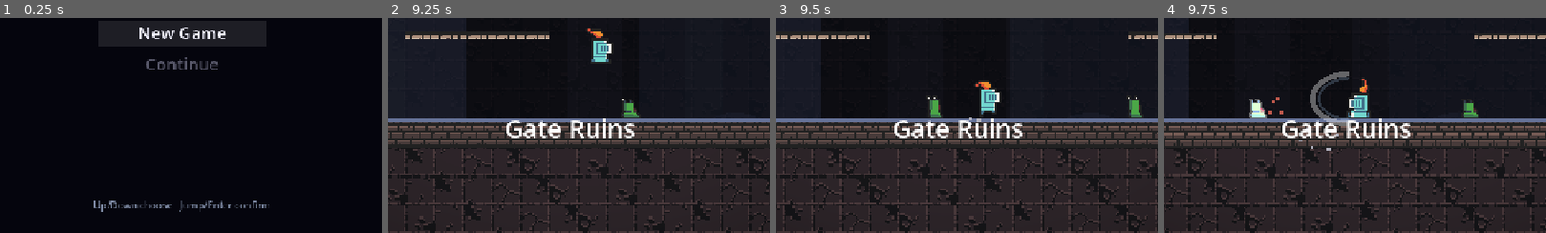
Above: before the commit, frames 1-4 (left to right).
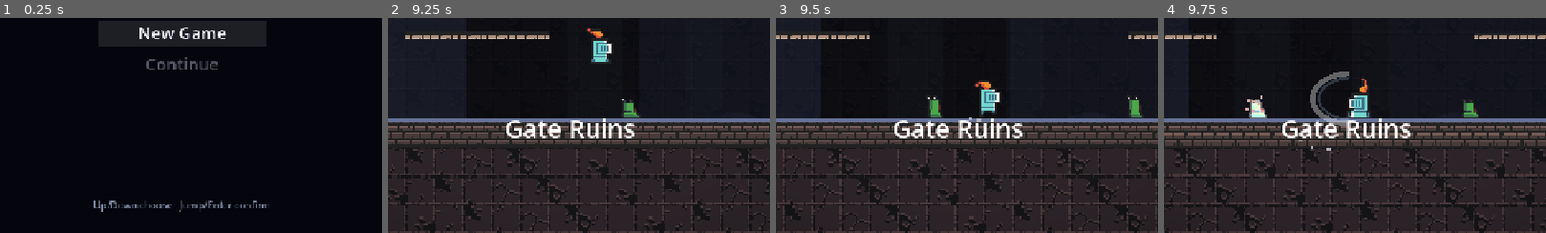
Above: after the commit, the same moments.

Repository: halo07-pixel/dungeon-raider-godot
Game: Godot game, scene res://hk/main.tscn
Same seed, same stepped clock (60 frames per second), same inputs: the game is played once before the commit and once after it.
Inputs (mouse positions are % of the whole screen's width and height, from its top left):
- Up to frame 1 (0.25 s): no input
- Up to frame 2 (9.25 s): tap Enter (ui_accept) at 0.5, 2, 2.75, 3.5, 4.25, 5 s; move the mouse to (72, 45) at 0.52 s; hold D (hk_right) 0.53-2.03 s; tap X (hk_attack) at 0.6 s; click (72, 45) at 0.67 s; tap Z (hk_jump) at 0.77, 1.52, 3.02, 3.77, 4.52, 6.02, 6.77, 7.52, 9.02 s; move the mouse to (30, 55) at 1.27 s; tap Tab (hk_charms) at 1.35 s; move the mouse to (60, 28) at 2.02 s; hold A (hk_left) 2.03-2.78 s; tap C (hk_dash) at 2.1 s; move the mouse to (45, 70) at 2.77 s; hold D (hk_right) 2.78-4.28 s; tap V (hk_focus) at 2.85 s; click (45, 70) at 2.92 s; move the mouse to (80, 65) at 3.52 s; tap P (hk_pin) at 3.6 s; move the mouse to (20, 35) at 4.27 s; hold A (hk_left) 4.28-5.03 s; tap F (hk_spell) at 4.35 s; move the mouse to (55, 50) at 5.02 s; hold D (hk_right) 5.03-5.78 s; tap Space at 5.1 s; click (55, 50) at 5.17 s; move the mouse to (35, 25) at 5.77 s; hold A (hk_left) 5.78-7.28 s; tap J at 5.85 s; move the mouse to (72, 45) at 6.52 s; tap K at 6.6 s; move the mouse to (30, 55) at 7.27 s; hold D (hk_right) from 7.28 s (still down); tap L at 7.35 s; click (30, 55) at 7.42 s; move the mouse to (60, 28) at 8.02 s; tap I at 8.1 s; move the mouse to (45, 70) at 8.77 s; tap E at 8.85 s
- Up to frame 3 (9.5 s): keep holding D (hk_right)
- Up to frame 4 (9.75 s): move the mouse to (80, 65) at 9.52 s; release D (hk_right) at 9.53 s; hold A (hk_left) from 9.53 s (still down); tap X (hk_attack) at 9.6 s; click (80, 65) at 9.67 s
The pictures show only the part of the screen within x 26-76%, y 50-100%; the shares and areas given below are measured in that part.

Frames 1-3 are identical in both runs. In frame 4, 0.1% of the frame differs, in the area x 21-32%, y 36-45%.

Commit message:
Juice: hiệu ứng đòn/chết, báo hiệu đòn quái-boss, tuỳ chọn rung màn hình
Không đổi số liệu quái/boss/bùa.

Co-Authored-By: Claude Sonnet 5.5 <noreply@anthropic.com>
Claude-Session: https://claude.ai/code/session_017JfCCXxoTqJnAKcYj247Qm

Diff:
--- a/hk/boss.gd
+++ b/hk/boss.gd
@@ -400,10 +400,32 @@
 		shake.emit(3.0)
 		_markers.clear()
 	if hp <= 0:
-		FX.burst(get_parent(), global_position, DATA[kind]["color"], 40, 360.0)
+		FX.death(get_parent(), global_position, DATA[kind]["color"], true)
 		shake.emit(5.0)
 		defeated.emit()
 		queue_free()
+
+## Vạch báo trước đòn (chỉ vẽ trong lúc "wind_*"), khớp với cách đòn thật di chuyển/ra đòn.
+func _draw_telegraph(h: Vector2) -> void:
+	var p := _player()
+	var k: float = 1.0 - clampf(_t / 0.5, 0.0, 1.0)   # tiến độ báo trước (0 -> 1)
+	var a: float = 0.12 + 0.25 * k
+	match state:
+		"wind_slash":   # lao tới: quãng đường 470x0.28s + tầm chém 90
+			var reach: float = 470.0 * 0.28 + 90.0
+			draw_rect(Rect2(minf(float(dir) * h.x, float(dir) * (h.x + reach)), -h.y * 0.8, reach, _size.y * 0.8), Color(1, 0.25, 0.2, a))
+		"wind_slam":   # nhảy đập: rơi gần chỗ người chơi (tối đa 240px), vòng co lại ở chỗ rơi
+			if p:
+				var lx: float = clampf(p.global_position.x - global_position.x, -240.0, 240.0)
+				var fy: float = h.y
+				draw_arc(Vector2(lx, fy - 4.0), lerpf(70.0, 24.0, k), 0.0, TAU, 24, Color(1, 0.3, 0.2, 0.35 + 0.4 * k), 3.0)
+				draw_line(Vector2(lx - 36.0, fy - 2.0), Vector2(lx + 36.0, fy - 2.0), Color(1, 0.3, 0.2, 0.5), 4.0)
+		"wind_bolt":   # nhắm người chơi
+			if p:
+				var d: Vector2 = (p.global_position - global_position).normalized()
+				draw_line(d * h.x, d * 320.0, Color(0.7, 0.85, 1.0, a * 2.0), 2.0)
+		"wind_conjure":
+			draw_arc(Vector2(float(-dir) * 70.0, 20.0), lerpf(40.0, 10.0, k), 0.0, TAU, 16, Color(0.9, 0.5, 0.3, 0.6), 2.0)
 
 func _draw() -> void:
 	var tint := Color.WHITE
@@ -418,6 +440,7 @@
 	SPRITES.draw_body(self, String(look["anim"]), Vector2(0, h.y), float(look["scale"]), dir < 0, tint, 6.0)
 	if not (kind in FLYERS) and state == "lunge":
 		draw_rect(Rect2(float(dir) * (h.x + 45.0) - 45.0, -h.y * 0.8, 90, _size.y * 0.8), Color(1, 1, 1, 0.55))
+	_draw_telegraph(h)
 	for m in _markers:
 		var gx: float = float(m["x"]) - global_position.x
 		var a: float = 0.25 + 0.35 * (1.0 - float(m["t"]))
--- a/hk/camera.gd
+++ b/hk/camera.gd
@@ -1,5 +1,6 @@
 extends Camera2D
 ## Camera bám người chơi, mượt, giới hạn theo phòng, rung khi trúng đòn (nhận tín hiệu từ player qua main).
+const STATE = preload("res://hk/state.gd")
 var _shake: float = 0.0
 
 func _ready() -> void:
@@ -7,6 +8,8 @@
 	position_smoothing_speed = 8.0
 
 func shake(strength: float) -> void:
+	if not STATE.shake_on:
+		return
 	_shake = maxf(_shake, strength * 4.0)
 
 func set_bounds(b: Rect2) -> void:
--- a/hk/enemy.gd
+++ b/hk/enemy.gd
@@ -293,7 +293,7 @@
 	if (kind == "charger" or kind == "guard") and state == "windup":
 		state = "idle"
 		_t = 0.6
-	FX.burst(get_parent(), global_position, DATA[kind]["color"], 5, 120.0)
+	FX.spark(get_parent(), global_position, Vector2(away if away != 0.0 else 1.0, -0.2).normalized(), DATA[kind]["color"])
 	if hp <= 0:
 		_die()
 	return true
@@ -303,7 +303,7 @@
 	n = maxi(1, n)
 	STATE.geo += n
 	FX.float_text(get_parent(), global_position, "+%d" % n, Color(1.0, 0.9, 0.4))
-	FX.burst(get_parent(), global_position, DATA[kind]["color"], 12, 220.0)
+	FX.death(get_parent(), global_position, DATA[kind]["color"])
 	sfx.emit("enemy_die")
 	died.emit(global_position)
 	queue_free()
@@ -317,6 +317,10 @@
 	var look: Dictionary = LOOK[kind]
 	var jitter := Vector2(randf_range(-3.0, 3.0), 0.0) if state == "shake" else Vector2.ZERO
 	SPRITES.draw_body(self, String(look["anim"]), Vector2(0, _size.y * 0.5) + jitter, float(look["scale"]), dir < 0, tint)
+	if state == "windup" and (kind == "charger" or kind == "guard"):   # vạch báo trước đường húc: charger 520x0.55s, guard 340x0.25s
+		var reach: float = 286.0 if kind == "charger" else 85.0
+		var a: float = 0.12 + 0.2 * (1.0 - clampf(_t / 0.5, 0.0, 1.0))
+		draw_rect(Rect2(minf(float(dir) * _size.x * 0.5, float(dir) * (_size.x * 0.5 + reach)), -_size.y * 0.5, reach, _size.y), Color(1, 0.25, 0.2, a))
 	if kind == "guard":   # khiên: dựng đứng phía trước, hạ thấp khi recover
 		var up: bool = state != "recover"
 		var sh := Rect2(float(dir) * (_size.x * 0.5 + 2.0) - 3.0, -_size.y * (0.4 if up else 0.05), 6.0, _size.y * (0.8 if up else 0.4))
--- a/hk/fx.gd
+++ b/hk/fx.gd
@@ -1,5 +1,5 @@
 extends RefCounted
-## Hiệu ứng nhỏ dựng bằng code: chữ nổi và tia vụn.
+## Hiệu ứng nhỏ dựng bằng code: chữ nổi, tia vụn, vòng lan, tia chém theo hướng, mảnh vỡ khi chết.
 static func float_text(parent: Node, pos: Vector2, text: String, color: Color = Color.WHITE) -> void:
 	var l := Label.new()
 	l.text = text
@@ -30,3 +30,42 @@
 	parent.add_child(p)
 	p.global_position = pos
 	p.finished.connect(p.queue_free)
+
+## Vòng tròn nở ra rồi mờ dần (khi quái chết, boss đập đất).
+static func ring(parent: Node, pos: Vector2, color: Color, radius: float = 50.0, dur: float = 0.3) -> void:
+	var n := Node2D.new()
+	n.z_index = 40
+	n.draw.connect(func(): n.draw_arc(Vector2.ZERO, radius, 0.0, TAU, 28, color, 3.0))
+	parent.add_child(n)
+	n.global_position = pos
+	n.scale = Vector2(0.15, 0.15)
+	var t := n.create_tween()
+	t.tween_property(n, "scale", Vector2.ONE, dur).set_ease(Tween.EASE_OUT)
+	t.parallel().tween_property(n, "modulate:a", 0.0, dur)
+	t.tween_callback(n.queue_free)
+
+## Tia lửa bắn ngược hướng đòn (`away`: vectơ đơn vị từ kẻ bị đánh ra xa người đánh).
+static func spark(parent: Node, pos: Vector2, away: Vector2, color: Color) -> void:
+	var p := CPUParticles2D.new()
+	p.one_shot = true
+	p.amount = 7
+	p.lifetime = 0.25
+	p.explosiveness = 1.0
+	p.direction = away
+	p.spread = 35.0
+	p.gravity = Vector2(0, 300)
+	p.initial_velocity_min = 180.0
+	p.initial_velocity_max = 340.0
+	p.scale_amount_min = 2.0
+	p.scale_amount_max = 3.5
+	p.color = color.lightened(0.5)
+	p.emitting = true
+	parent.add_child(p)
+	p.global_position = pos
+	p.finished.connect(p.queue_free)
+
+## Cái chết: mảnh vỡ + chớp trắng + vòng lan. `big` cho boss.
+static func death(parent: Node, pos: Vector2, color: Color, big: bool = false) -> void:
+	burst(parent, pos, color, 40 if big else 14, 380.0 if big else 260.0)
+	burst(parent, pos, Color(1, 1, 1), 8 if big else 4, 200.0)
+	ring(parent, pos, color.lightened(0.4), 130.0 if big else 46.0, 0.45 if big else 0.28)
--- a/hk/menu.gd
+++ b/hk/menu.gd
@@ -65,14 +65,15 @@
 		tab = "charms"
 		sel = 0
 	if tab == "pause":
-		if Input.is_action_just_pressed("hk_down") or Input.is_action_just_pressed("hk_up"):
-			sel = 1 - sel
+		sel = (sel + int(Input.is_action_just_pressed("hk_down")) - int(Input.is_action_just_pressed("hk_up")) + 3) % 3
 		var step: int = int(Input.is_action_just_pressed("hk_right")) - int(Input.is_action_just_pressed("hk_left"))
 		if step != 0:
 			if sel == 0:
 				STATE.music_vol = clampi(STATE.music_vol + step, 0, 10)
+			elif sel == 1:
+				STATE.sfx_vol = clampi(STATE.sfx_vol + step, 0, 10)
 			else:
-				STATE.sfx_vol = clampi(STATE.sfx_vol + step, 0, 10)
+				STATE.shake_on = step > 0
 			volume_changed.emit()
 	if tab == "map":
 		_pan -= Vector2(Input.get_axis("hk_left", "hk_right"), Input.get_axis("hk_up", "hk_down")) * 420.0 * _d
@@ -231,13 +232,16 @@
 	for i in lines.size():
 		v.draw_string(font, Vector2(sz.x * 0.5 - 380, 150.0 + i * 36.0), String(lines[i]), HORIZONTAL_ALIGNMENT_LEFT, -1, 20, Color(0.9, 0.93, 1))
 	var y0: float = 150.0 + lines.size() * 36.0 + 30.0
-	var rows: Array = [["Music", STATE.music_vol], ["Effects", STATE.sfx_vol]]
+	var rows: Array = [["Music", STATE.music_vol], ["Effects", STATE.sfx_vol], ["Screen shake", -1]]
 	for i in rows.size():
 		var y: float = y0 + i * 40.0
 		var col := Color(1, 1, 1) if i == sel else Color(0.6, 0.65, 0.75)
 		if i == sel:
 			v.draw_rect(Rect2(sz.x * 0.5 - 390, y - 26, 560, 38), Color(1, 1, 1, 0.1))
 		v.draw_string(font, Vector2(sz.x * 0.5 - 380, y), String(rows[i][0]), HORIZONTAL_ALIGNMENT_LEFT, -1, 20, col)
+		if int(rows[i][1]) < 0:
+			v.draw_string(font, Vector2(sz.x * 0.5 - 200, y), "On" if STATE.shake_on else "Off", HORIZONTAL_ALIGNMENT_LEFT, -1, 20, col)
+			continue
 		for k in 10:
 			v.draw_rect(Rect2(sz.x * 0.5 - 200 + k * 22, y - 18, 18, 20), col if k < int(rows[i][1]) else Color(1, 1, 1, 0.12))
-	v.draw_string(font, Vector2(sz.x * 0.5 - 380, y0 + 100), "Up/Down choose   Left/Right change volume", HORIZONTAL_ALIGNMENT_LEFT, -1, 16, Color(0.6, 0.65, 0.75))
+	v.draw_string(font, Vector2(sz.x * 0.5 - 380, y0 + 140), "Up/Down choose   Left/Right change", HORIZONTAL_ALIGNMENT_LEFT, -1, 16, Color(0.6, 0.65, 0.75))
--- a/hk/state.gd
+++ b/hk/state.gd
@@ -49,6 +49,7 @@
 # shortcut: chỉ lưu khi có save, màn tiêu đề dùng mặc định tới khi vào ván; tách file cài đặt khi có thêm cài đặt khác.
 static var music_vol: int = 10
 static var sfx_vol: int = 10
+static var shake_on: bool = true   # rung màn hình (cài đặt, không bị reset() xoá)
 
 static func vol_db(v: int) -> float:
 	return -80.0 if v <= 0 else linear_to_db(float(v) / 10.0)
@@ -165,13 +166,14 @@
 static func to_dict() -> Dictionary:
 	return {"v": 1, "hp_bonus": hp_bonus, "soul": soul, "geo": geo, "abilities": abilities, "charms_owned": charms_owned,
 		"charms_equipped": charms_equipped, "notch_bonus": notch_bonus, "flags": flags, "visited": visited,
-		"bench_room": bench_room, "bench_id": bench_id, "shade": shade, "music_vol": music_vol, "sfx_vol": sfx_vol, "pins": pins}
+		"bench_room": bench_room, "bench_id": bench_id, "shade": shade, "music_vol": music_vol, "sfx_vol": sfx_vol, "shake_on": shake_on, "pins": pins}
 
 static func from_dict(d: Dictionary) -> void:
 	reset()
 	hp_bonus = clampi(int(d.get("hp_bonus", 0)), 0, 4)
 	music_vol = clampi(int(d.get("music_vol", music_vol)), 0, 10)
 	sfx_vol = clampi(int(d.get("sfx_vol", sfx_vol)), 0, 10)
+	shake_on = bool(d.get("shake_on", shake_on)) if d.get("shake_on", true) is bool else shake_on
 	geo = maxi(0, int(d.get("geo", 0)))
 	notch_bonus = clampi(int(d.get("notch_bonus", 0)), 0, 4)
 	for a in d.get("abilities", []):
--- /dev/null
+++ b/tools/tests/hk_juice_test.gd
@@ -0,0 +1,129 @@
+extends SceneTree
+## Test hiệu ứng: vòng/tia/chết tạo node rồi tự dọn, cài đặt rung màn hình (tắt thì camera không rung; lưu/đọc; menu Pause bật/tắt),
+## vạch báo trước đòn của boss/quái vẽ không lỗi.
+var fails: int = 0
+
+func ck(c: bool, m: String) -> void:
+	if not c:
+		fails += 1
+		print("FAIL: ", m)
+
+func press(action: String) -> void:
+	var e := InputEventAction.new()
+	e.action = action
+	e.pressed = true
+	Input.parse_input_event(e)
+	await process_frame
+	await process_frame
+	e.pressed = false
+	Input.parse_input_event(e)
+	await process_frame
+
+func _init() -> void:
+	await process_frame
+	load("res://hk/input.gd").ensure()
+	var St = load("res://hk/state.gd")
+	var FX = load("res://hk/fx.gd")
+	St.boot = "keep"
+	St.reset()
+	St.save_path = "user://hk_juice_save.json"
+	St.delete_save()
+	# hiệu ứng tự dọn
+	var holder := Node2D.new()
+	root.add_child(holder)
+	var n0: int = holder.get_child_count()
+	FX.ring(holder, Vector2(10, 10), Color.RED)
+	FX.spark(holder, Vector2(10, 10), Vector2.RIGHT, Color.RED)
+	FX.death(holder, Vector2(10, 10), Color.RED)
+	FX.death(holder, Vector2(10, 10), Color.RED, true)
+	ck(holder.get_child_count() >= n0 + 4, "hiệu ứng tạo node (%d)" % (holder.get_child_count() - n0))
+	await create_timer(1.6).timeout
+	ck(holder.get_child_count() == n0, "hiệu ứng tự dọn sau khi xong (còn %d)" % (holder.get_child_count() - n0))
+	# rung màn hình
+	var cam = load("res://hk/camera.gd").new()
+	root.add_child(cam)
+	cam.shake(10.0)
+	cam._process(0.0)
+	ck(cam.offset != Vector2.ZERO, "bật rung: camera rung")
+	await create_timer(1.2).timeout
+	St.shake_on = false
+	cam.shake(5.0)
+	await process_frame
+	await process_frame
+	ck(cam.offset == Vector2.ZERO, "tắt rung: camera đứng yên")
+	St.shake_on = true
+	# lưu/đọc, dữ liệu hỏng, ván mới không xoá cài đặt
+	St.shake_on = false
+	ck(St.save(), "ghi save")
+	St.shake_on = true
+	ck(St.load_save() and St.shake_on == false, "đọc lại shake_on=false")
+	var d: Dictionary = St.to_dict()
+	d["shake_on"] = "rác"
+	St.shake_on = true
+	St.from_dict(d)
+	ck(St.shake_on == true, "giá trị sai kiểu: giữ nguyên")
+	d.erase("shake_on")
+	St.shake_on = false
+	St.from_dict(d)
+	ck(St.shake_on == false, "save cũ không có khoá: giữ giá trị hiện tại")
+	St.reset()
+	ck(St.shake_on == false, "reset() không xoá cài đặt rung")
+	# menu Pause: hàng thứ 3 bật/tắt
+	St.shake_on = true
+	var menu = load("res://hk/menu.gd").new()
+	root.add_child(menu)
+	await process_frame
+	menu.open("pause")
+	await process_frame
+	await press("hk_down")
+	await press("hk_down")
+	await press("hk_left")
+	ck(St.shake_on == false, "menu: Left ở hàng rung -> tắt")
+	await press("hk_right")
+	ck(St.shake_on == true, "menu: Right -> bật")
+	menu.close()
+	# vạch báo trước vẽ không lỗi (SCRIPT ERROR sẽ làm run_all báo FAIL)
+	var room := Node2D.new()
+	room.set_script(load("res://hk/room.gd"))
+	root.add_child(room)
+	var grid: Array = []
+	for r in 20:
+		grid.append("#".repeat(60) if r == 19 else "#" + ".".repeat(58) + "#")
+	room.build("test", {"area": "gate", "doors": {}, "grid": grid})
+	var p := CharacterBody2D.new()
+	p.set_script(load("res://hk/player.gd"))
+	p.position = Vector2(400, 560)
+	root.add_child(p)
+	var states: Dictionary = {"warden": ["wind_slash", "wind_slam"], "hexer": ["wind_bolt", "wind_conjure"]}
+	for kind in states:
+		var b := CharacterBody2D.new()
+		b.set_script(load("res://hk/boss.gd"))
+		b.kind = kind
+		b.position = Vector2(800, 520)
+		root.add_child(b)
+		b.arena = room.bounds()
+		await create_timer(0.3).timeout
+		for st in states[kind]:
+			b.state = st
+			b._t = 0.3
+			b.queue_redraw()
+			await process_frame
+			await process_frame
+		b.queue_free()
+	for kind in ["charger", "guard"]:
+		var e := CharacterBody2D.new()
+		e.set_script(load("res://hk/enemy.gd"))
+		e.kind = kind
+		e.position = Vector2(900, 560)
+		root.add_child(e)
+		await process_frame
+		e.set_physics_process(false)
+		e.state = "windup"
+		e._t = 0.3
+		e.queue_redraw()
+		await process_frame
+		await process_frame
+		e.queue_free()
+	St.delete_save()
+	print("DONE fails=", fails)
+	quit(1 if fails > 0 else 0)
Not shown, added: tools/tests/hk_juice_test.gd.uid
Not shown, changed: AGENTS.md
